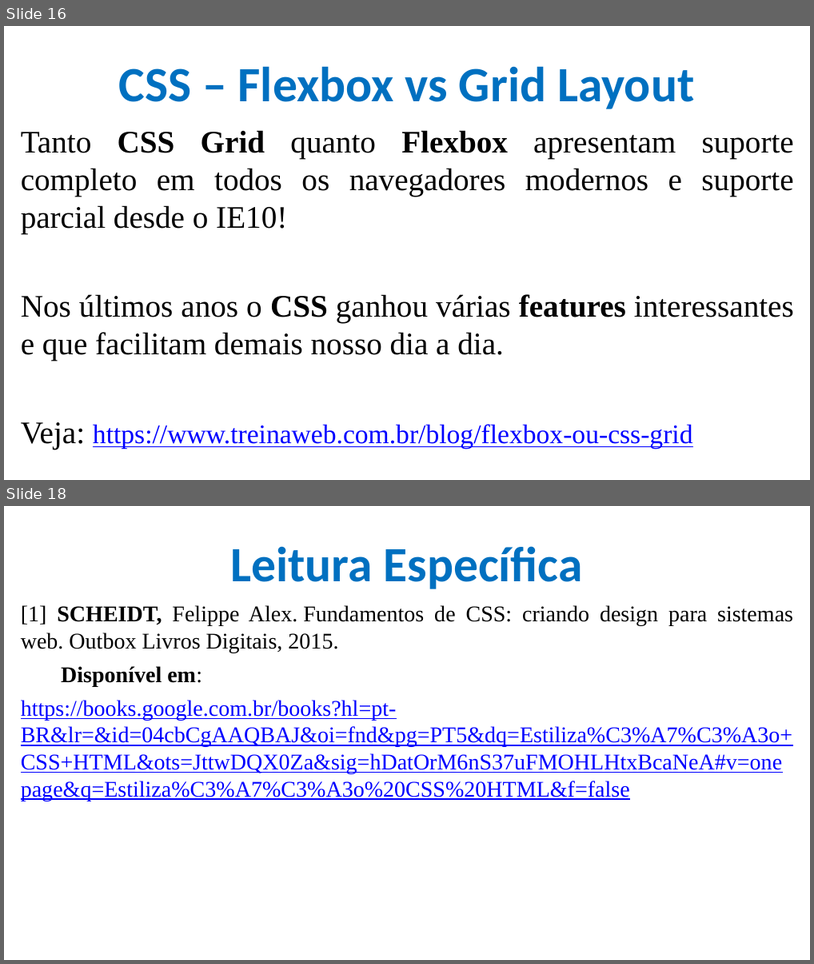
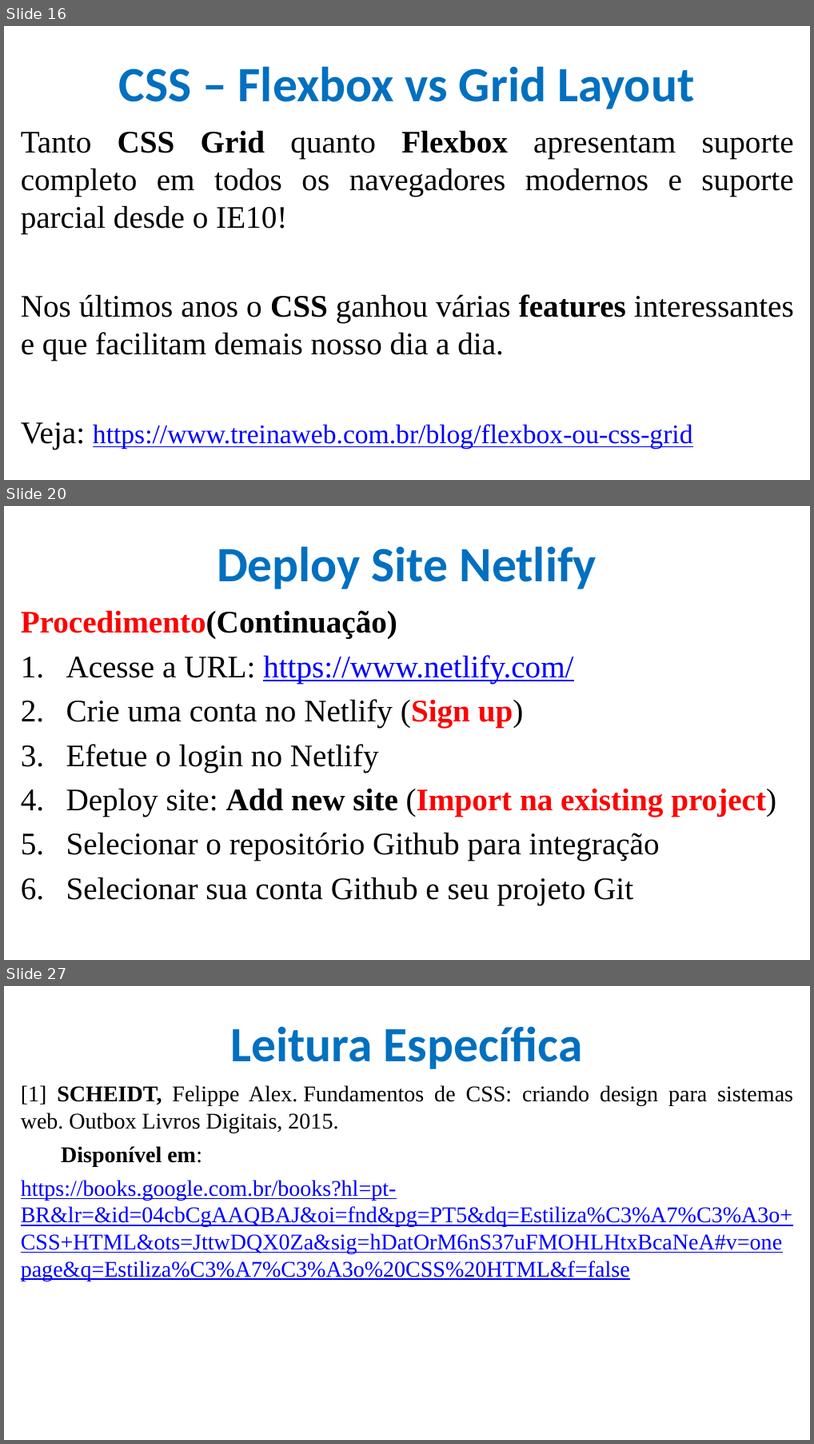
Before and after one commit to CloudEducationBrazil/WydenDesenvolvimentoWebPHP, a slide deck: 01 Classes/Aula 07 Desenvolvimento Web - CSS.pptx. Shown one above the other, each under a label of ours: slides 16 and 18 before the commit, slides 16, 20 and 27 after it; the slides between them are not shown. The pictures are 814x964 and 814x1444 pixels, drawn with LibreOffice and Linux fonts; fonts in the diff are those of the drawing; background and template pictures are left out. Boxes give left, top, right and bottom in pixels: in the first picture for what was removed or moved away, otherwise in the second. Text is boxed around its words. In the diff, an @@ line names an element or a change of style, - is before the commit and + after.

```diff
--- a/01 Classes/Aula 07 Desenvolvimento Web - CSS.pptx
+++ b/01 Classes/Aula 07 Desenvolvimento Web - CSS.pptx
@@ slide 20 added at box(4, 506, 810, 960), background picture (left out) @@
@@ title added at box(217, 546, 597, 589), 44 pt, text #0070C0, bold @@
+Deploy Site Netlify
@@ text added at box(21, 610, 777, 905), 28 pt, text #000000 @@
+Procedimento(Continuação)
+1. Acesse a URL: https://www.netlify.com/
+2. Crie uma conta no Netlify (Sign up)
+3. Efetue o login no Netlify
+4. Deploy site: Add new site (Import na existing project)
+5. Selecionar o repositório Github para integração
+6. Selecionar sua conta Github e seu projeto Git
@@ what was slide 18 is now slide 27 @@
```
Also in this commit, not shown: 8 other slides added.
